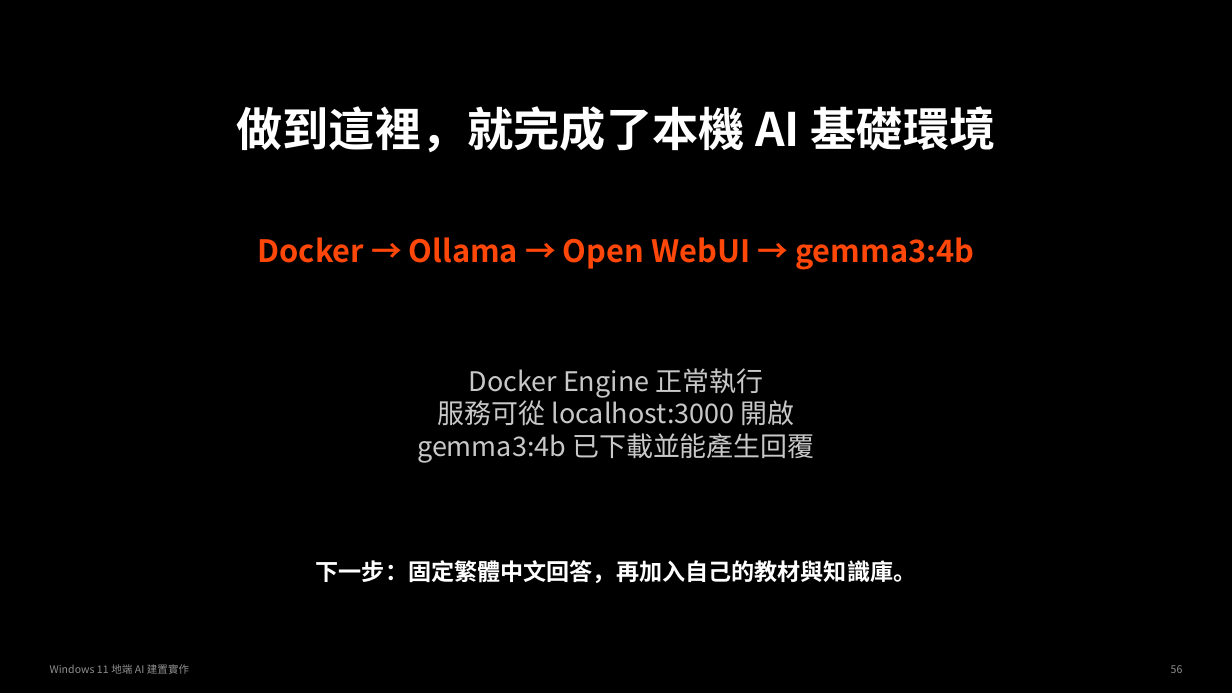
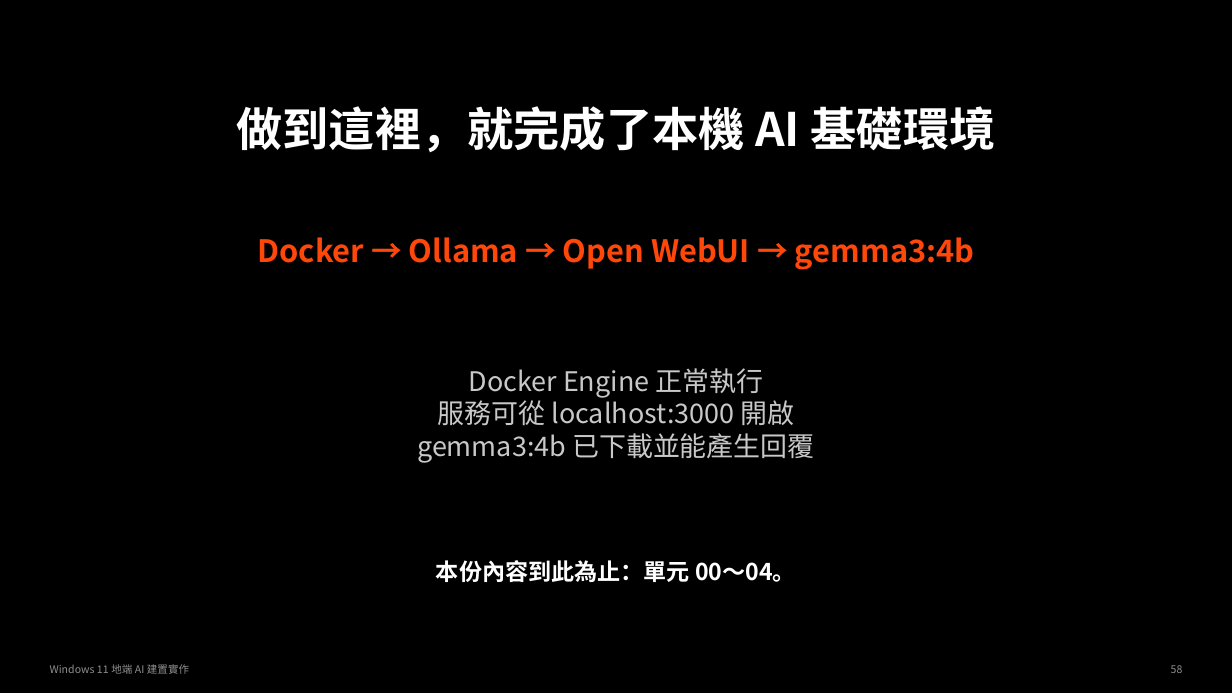
Before and after one commit to lee0401g/project-delivery_3LM, a slide deck: slide 58 of 地端AI建置實作.pptx (slide 56 before the commit). Drawn at 1232x693 pixels with LibreOffice and Linux fonts; fonts in the diff are those of the drawing. Boxes give left, top, right and bottom in pixels: in the first picture for what was removed or moved away, otherwise in the second. Text is boxed around its words. In the diff, an @@ line names an element or a change of style, - is before the commit and + after.

Commit message:
修改同步內容
1 獨立出 p25、26 操作分支
2 移除 p27 贅字
3 p33 更新狀態檢查流程與示意圖，確保敘述一致
4 p47 應要求閱者在此頁將開關設定到與此一致
5 明確標示本份簡報僅涵蓋單元 00～04
6 已移除畫面、正文及講者備註中的未來 RAG／知識庫提示

```diff
--- a/地端AI建置實作.pptx
+++ b/地端AI建置實作.pptx
@@ text at [436, 560, 796, 582]: text changed @@
-下一步：固定繁體中文回答，再加入自己的教材與知識庫。
+本份內容到此為止：單元 00～04。
```
Also in this commit, not shown: 51 other slides changed, 4 slides added, 2 slides removed, 2 other files.
